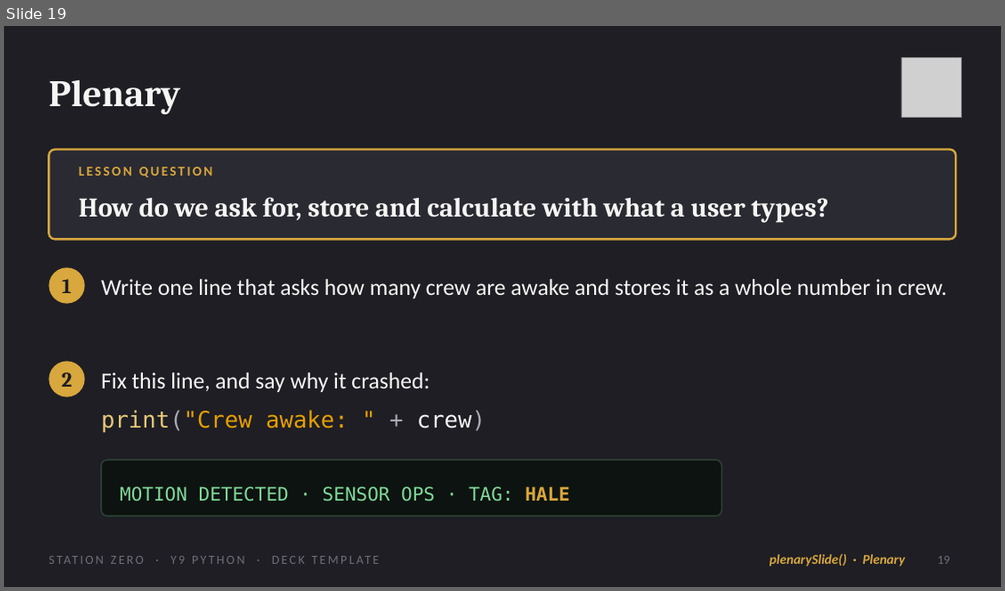
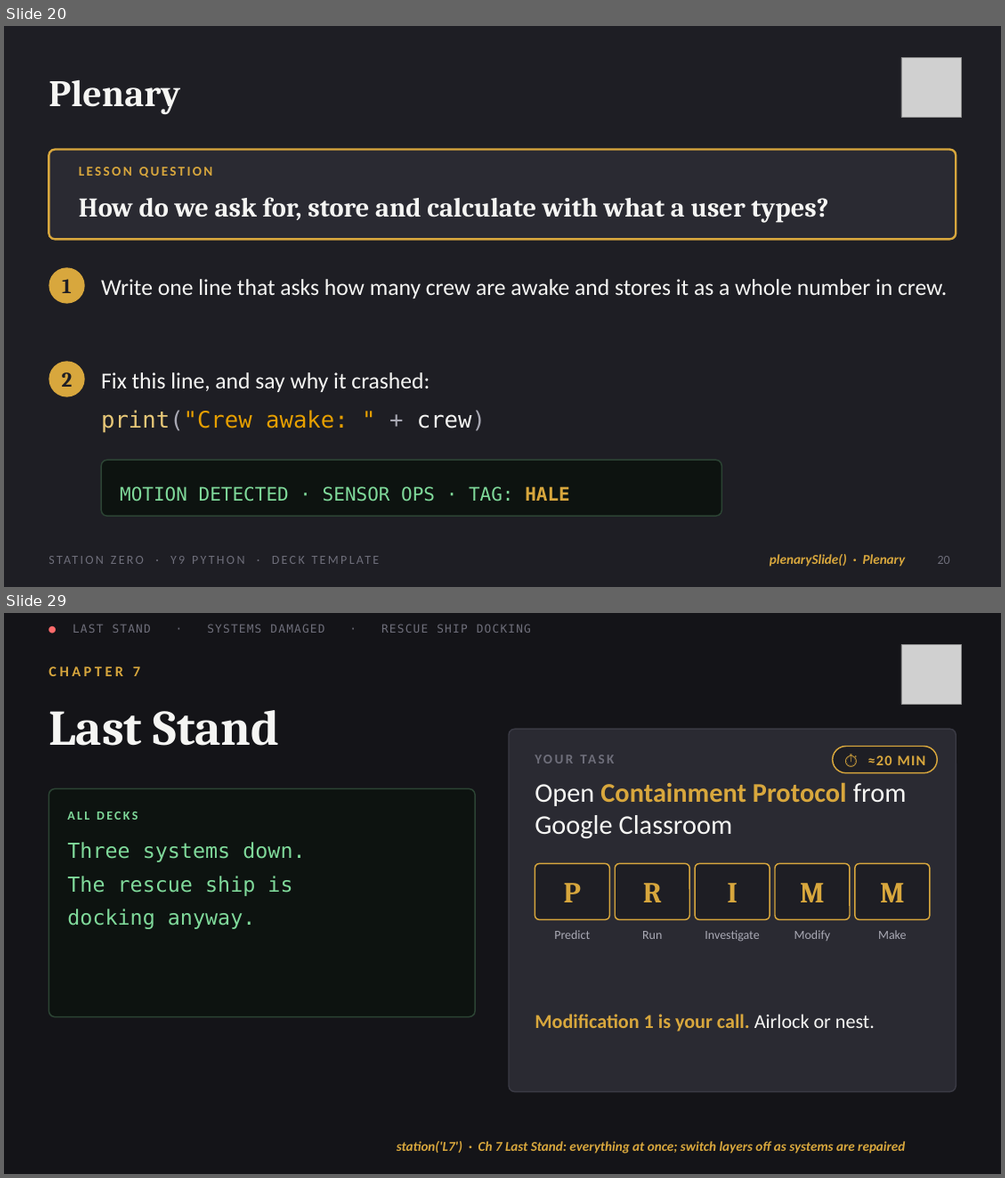
Before and after one commit to OGAComputing/interactive, a slide deck: _presentations/Y9_Python/Y9_Python_Deck_Template.pptx. Shown one above the other, each under a label of ours: slide 19 before the commit, slides 20 and 29 after it; the slides between them are not shown. The pictures are 1005x591 and 1005x1178 pixels, drawn with LibreOffice and Linux fonts; fonts in the diff are those of the drawing; grey boxes stand for pictures; background and template pictures are left out. Boxes give left, top, right and bottom in pixels: in the first picture for what was removed or moved away, otherwise in the second. Text is boxed around its words. In the diff, an @@ line names an element or a change of style, - is before the commit and + after.

Commit message:
Add hazard and static images for Y9 Python station presentation
- Introduced new PNG images: hazard.png and static.png
- These images enhance the visual content of the Y9 Python station presentation

```diff
--- a/_presentations/Y9_Python/Y9_Python_Deck_Template.pptx
+++ b/_presentations/Y9_Python/Y9_Python_Deck_Template.pptx
@@ slide 29 added at (x1=4, y1=613, x2=1001, y2=1174), background picture (left out) @@
@@ text added at (x1=73, y1=624, x2=531, y2=633), 11 pt, text #6E6E7A @@
+● LAST STAND · SYSTEMS DAMAGED · RESCUE SHIP DOCKING
@@ picture added at (x1=901, y1=644, x2=961, y2=705) @@
@@ text added at (x1=48, y1=666, x2=140, y2=676), 14 pt, text #D8A73D, bold @@
+CHAPTER 7
@@ text added at (x1=48, y1=710, x2=280, y2=746), 48 pt, text #F5F5F3, bold @@
+Last Stand
@@ rounded rectangle added at (x1=509, y1=729, x2=956, y2=1092), fill #2A2A32, outline #3A3A44 1.25 pt @@
@@ rounded rectangle added at (x1=833, y1=747, x2=938, y2=773), fill #1E1E24, outline #D8A73D 1.25 pt @@
@@ text added at (x1=868, y1=755, x2=926, y2=765), 14 pt, text #D8A73D, bold @@
+⏱ ≈20 MIN
@@ rounded rectangle added at (x1=48, y1=788, x2=475, y2=1017), fill #0D1310, outline #2C4434 1.25 pt @@
@@ text added at (x1=534, y1=782, x2=906, y2=838), 26 pt, text #F5F5F3 @@
+Open Containment Protocol from Google Classroom
@@ text added at (x1=67, y1=811, x2=138, y2=819), 12 pt, text #7FD99A, bold @@
+ALL DECKS
@@ text added at (x1=67, y1=842, x2=305, y2=862), 20 pt, text #7FD99A @@
+Three systems down.
@@ text added at (x1=67, y1=876, x2=292, y2=896), 20 pt, text #7FD99A @@
+The rescue ship is
@@ rounded rectangle added at (x1=535, y1=863, x2=610, y2=919), fill #1E1E24, outline #D8A73D 1.25 pt @@
@@ rounded rectangle added at (x1=615, y1=863, x2=689, y2=919), fill #1E1E24, outline #D8A73D 1.25 pt @@
@@ rounded rectangle added at (x1=695, y1=863, x2=769, y2=919), fill #1E1E24, outline #D8A73D 1.25 pt @@
@@ rounded rectangle added at (x1=775, y1=863, x2=850, y2=919), fill #1E1E24, outline #D8A73D 1.25 pt @@
@@ rounded rectangle added at (x1=855, y1=863, x2=930, y2=919), fill #1E1E24, outline #D8A73D 1.25 pt @@
@@ text added at (x1=564, y1=883, x2=581, y2=902), 28 pt, text #D8A73D, bold @@
+P
@@ text added at (x1=643, y1=883, x2=662, y2=902), 28 pt, text #D8A73D, bold @@
+R
@@ text added at (x1=727, y1=883, x2=737, y2=902), 28 pt, text #D8A73D, bold @@
+I
@@ text added at (x1=800, y1=883, x2=825, y2=902), 28 pt, text #D8A73D, bold @@
+M
@@ text added at (x1=880, y1=883, x2=905, y2=902), 28 pt, text #D8A73D, bold @@
+M
@@ text added at (x1=67, y1=908, x2=255, y2=929), 20 pt, text #7FD99A @@
+docking anyway.
@@ text added at (x1=554, y1=930, x2=590, y2=939), 12 pt, text #A9A9B4 @@
+Predict
@@ text added at (x1=642, y1=931, x2=662, y2=939), 12 pt, text #A9A9B4 @@
+Run
@@ text added at (x1=704, y1=930, x2=759, y2=941), 12 pt, text #A9A9B4 @@
+Investigate
@@ text added at (x1=794, y1=930, x2=831, y2=941), 12 pt, text #A9A9B4 @@
+Modify
@@ text added at (x1=878, y1=930, x2=906, y2=939), 12 pt, text #A9A9B4 @@
+Make
@@ text added at (x1=534, y1=1013, x2=874, y2=1028), 19 pt, text #D8A73D, bold @@
+Modification 1 is your call. Airlock or nest.
@@ text added at (x1=675, y1=1018, x2=712, y2=1031), 13 pt, text #6E6E7A, bold @@
+YOUR TASK
@@ text added at (x1=396, y1=1141, x2=905, y2=1153), 13 pt, text #D8A73D, bold, italic @@
+station('L7') · Ch 7 Last Stand: everything at once; switch layers off as systems are repaired
@@ what was slide 19 is now slide 20 @@
@@ page number at (x1=938, y1=556, x2=950, y2=564): text changed @@
-19
+20
```
Also in this commit, not shown: 3 slides changed, 12 other slides added, 1 slide removed, 26 other files.
